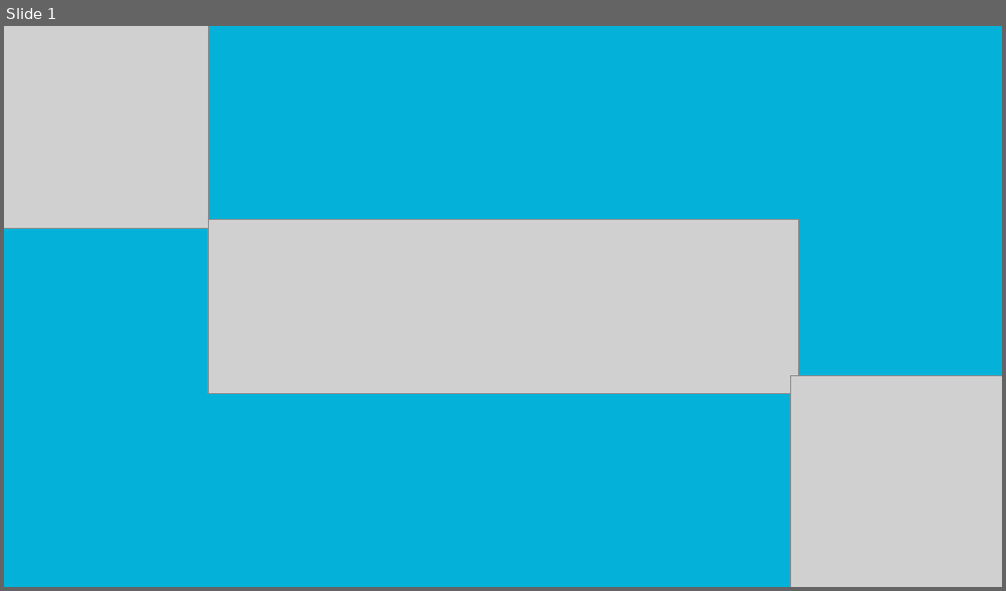
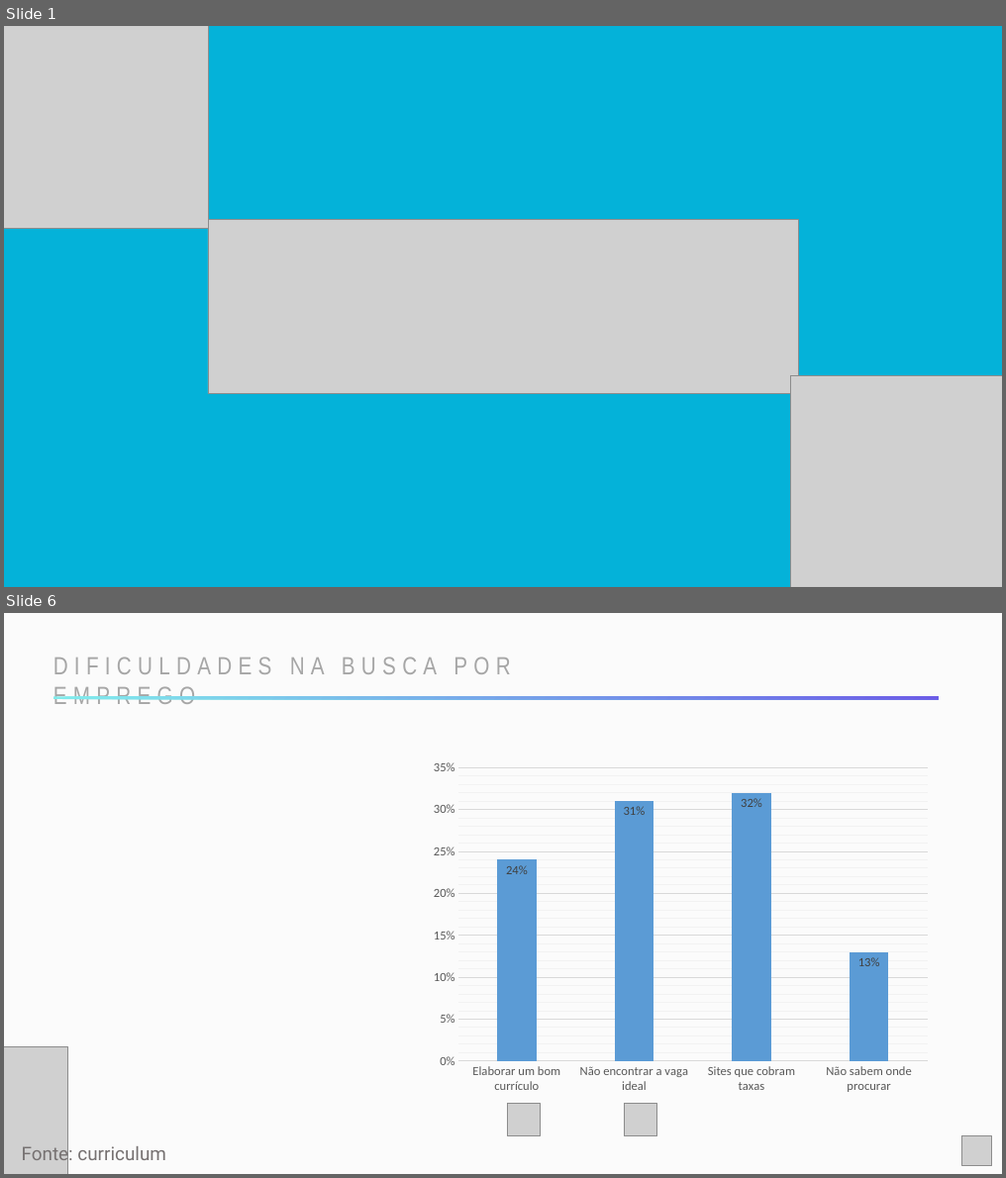
Before and after one commit to ismikeandrews/goodfit, a slide deck: pitch/pitch-next.pptx. Shown one above the other, each under a label of ours: slide 1 before the commit, slides 1 and 6 after it; the slides between them are not shown. The pictures are 1006x591 and 1006x1178 pixels, drawn with LibreOffice and Linux fonts; fonts in the diff are those of the drawing; grey boxes stand for pictures. Boxes give left, top, right and bottom in pixels: in the first picture for what was removed or moved away, otherwise in the second. Text is boxed around its words. In the diff, an @@ line names an element or a change of style, - is before the commit and + after.

Commit message:
Slides especificos para problemas na busca

```diff
--- a/pitch/pitch-next.pptx
+++ b/pitch/pitch-next.pptx
@@ slide 6 added at [4, 613, 1002, 1174], background #FBFBFB @@
@@ text added at [54, 657, 510, 704], 24 pt, text #A6A6A6 @@
+DIFICULDADES NA BUSCA POR EMPREGO
@@ round diag rect added at [54, 697, 939, 700], fill gradient #6C5CE7 to #81ECEC @@
@@ column chart added at [423, 754, 939, 1101] @@
+categories: Elaborar um bom currículo, Não encontrar a vaga ideal, Sites que cobram taxas, Não sabem onde procurar
+Series 1: 0.24, 0.31, 0.32, 0.13
@@ picture added at [4, 1048, 67, 1174] @@
@@ picture added at [508, 1103, 541, 1137] @@
@@ picture added at [625, 1103, 657, 1137] @@
@@ text added at [22, 1144, 166, 1166], 18 pt, text #767171 @@
+Fonte: curriculum
@@ picture added at [962, 1137, 992, 1166] @@
```
Also in this commit, not shown: 1 slide changed, 7 other slides added.
